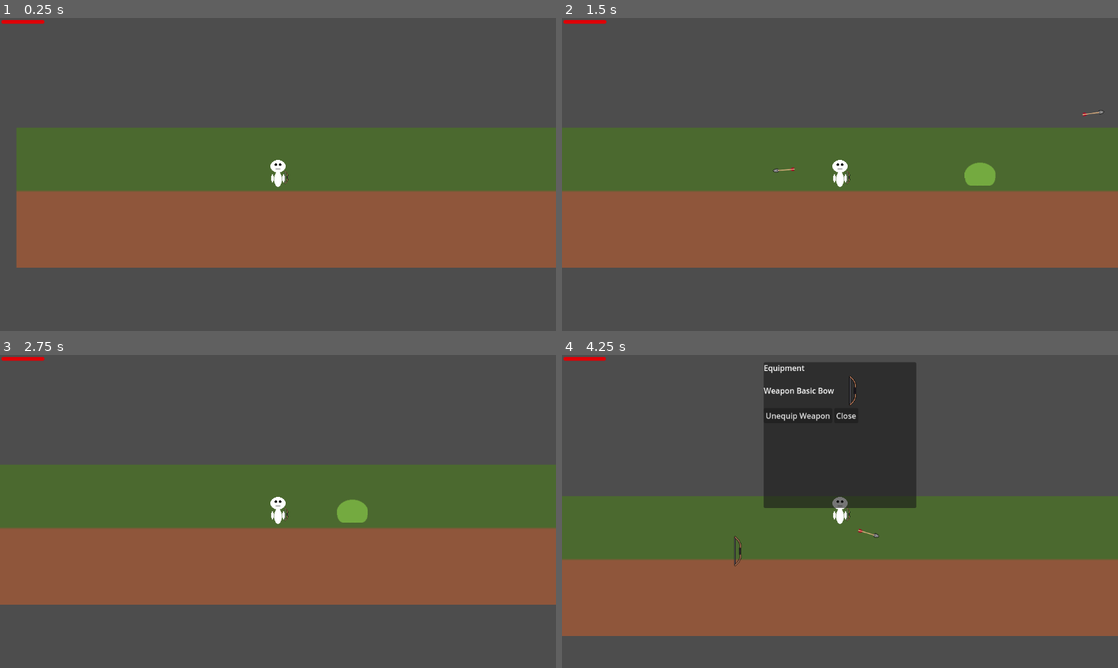
Above: before the commit, frames 1-4 (two rows, left to right).
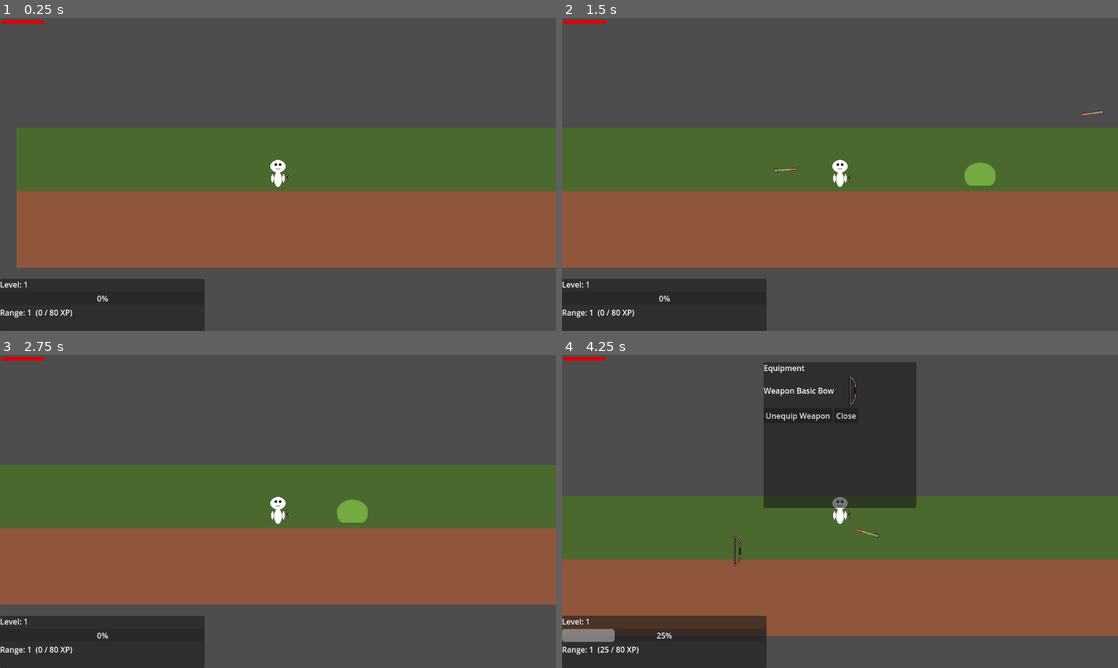
Above: after the commit, the same moments.

Repository: IcyOtter/Survivor-Wave-Like
Game: Godot game, scene res://scenes/world.tscn
The game is run twice, just before and just after one commit, with the same random seed, the same clock (stepped at 60 frames per second) and the same inputs.
Inputs (mouse positions are in pixels of both pictures, inside the frame that each line leads up to):
- Up to frame 1 (0.25 s): no input
- Up to frame 2 (1.5 s): tap Enter at 0.5 s; move the mouse to (962, 158) at 0.52 s; hold D (move_right) from 0.53 s (still down); tap Space (jump) at 0.6, 0.77, 1.07 s; click (962, 158) at 0.67 s; move the mouse to (728, 190) at 1.27 s; click (728, 190) at 1.35 s
- Up to frame 3 (2.75 s): tap Space (jump) at 1.52, 1.55, 1.82, 2.3 s; move the mouse to (333, 442) at 2.02 s; release D (move_right) at 2.03 s; hold A (move_left) from 2.03 s (still down); tap E (interact) at 2.1 s
- Up to frame 4 (4.25 s): move the mouse to (812, 574) at 2.77 s; release A (move_left) at 2.78 s; hold D (move_right) from 2.78 s (still down); tap S (toggle_autofire) at 2.85 s; click (812, 574) at 2.92 s; tap Space (jump) at 3.02, 3.05, 3.32, 3.77, 3.8, 4.07 s; move the mouse to (1006, 558) at 3.52 s; tap C (toggle_equipment) at 3.6 s

The runs differ from the first frame. In frame 1, 6.1% of the frame differs, in the area x 0-37%, y 83-100%; in frame 2, 6.1%; in frame 3, 6.1%; in frame 4, 6.1%.

Commit message:
- Implimented levelling system

Diff:
--- a/mobs/enemies/Green Slime/GreenSlime.tres
+++ b/mobs/enemies/Green Slime/GreenSlime.tres
@@ -18,6 +18,7 @@
 id = "Green_Slime"
 display_name = "Green Slime"
 max_health = 5
+xp_reward = 25
 sprite_texture = ExtResource("3_03gb4")
 drops = Array[ExtResource("1_d7psj")]([SubResource("Resource_n1tap")])
 metadata/_custom_type_script = "uid://gptryxxcepb0"
--- a/project.godot
+++ b/project.godot
@@ -14,6 +14,10 @@
 run/main_scene="uid://cgr178osx736x"
 config/features=PackedStringArray("4.5", "Forward Plus")
 config/icon="res://icon.svg"
+
+[autoload]
+
+Progression="*res://scripts/Player/PlayerProgression.gd"
 
 [display]
 
--- /dev/null
+++ b/scenes/LevelHUD.gd
@@ -0,0 +1,46 @@
+extends CanvasLayer
+
+@onready var total_label: Label = $Panel/VBox/TotalLabel
+@onready var total_xp_bar: ProgressBar = $Panel/VBox/TotalXPBar
+@onready var range_label: Label = $Panel/VBox/RangeLabel
+
+var _total_level: int = 1
+var _total_xp: int = 0
+var _range_level: int = 1
+var _range_xp: int = 0
+
+func _ready() -> void:
+	if not Progression.total_changed.is_connected(_on_total_changed):
+		Progression.total_changed.connect(_on_total_changed)
+
+	if not Progression.skill_changed.is_connected(_on_skill_changed):
+		Progression.skill_changed.connect(_on_skill_changed)
+
+	_total_level = Progression.total_level
+	_total_xp = Progression.total_xp
+	_range_level = Progression.get_skill_level("range")
+	_range_xp = Progression.get_skill_xp("range")
+
+	_refresh()
+
+func _on_total_changed(total_level: int, total_xp: int) -> void:
+	_total_level = total_level
+	_total_xp = total_xp
+	_refresh()
+
+func _on_skill_changed(skill_id: String, level: int, xp: int) -> void:
+	if skill_id == "range":
+		_range_level = level
+		_range_xp = xp
+		_refresh()
+
+func _refresh() -> void:
+	var req: int = Progression.xp_to_next_total(_total_level)
+
+	total_label.text = "Level: %d" % _total_level
+	total_xp_bar.max_value = req
+	total_xp_bar.value = clamp(_total_xp, 0, req)
+	total_xp_bar.tooltip_text = "%d / %d XP" % [_total_xp, req]
+
+	var range_req: int = Progression.xp_to_next_skill(_range_level)
+	range_label.text = "Range: %d  (%d / %d XP)" % [_range_level, _range_xp, range_req]
--- /dev/null
+++ b/scenes/LevelHUD.tscn
@@ -0,0 +1,30 @@
+[gd_scene load_steps=2 format=3 uid="uid://ci2caxh3csp1g"]
+
+[ext_resource type="Script" uid="uid://dyancneuxidjt" path="res://scenes/LevelHUD.gd" id="1_0ycnv"]
+
+[node name="LevelHUD" type="CanvasLayer"]
+script = ExtResource("1_0ycnv")
+
+[node name="Panel" type="PanelContainer" parent="."]
+anchors_preset = 2
+anchor_top = 1.0
+anchor_bottom = 1.0
+offset_top = -108.0
+offset_right = 424.0
+grow_vertical = 0
+
+[node name="VBox" type="VBoxContainer" parent="Panel"]
+layout_mode = 2
+
+[node name="TotalLabel" type="Label" parent="Panel/VBox"]
+layout_mode = 2
+
+[node name="TotalXPBar" type="ProgressBar" parent="Panel/VBox"]
+custom_minimum_size = Vector2(100, -200)
+layout_mode = 2
+
+[node name="RangeLabel" type="Label" parent="Panel/VBox"]
+layout_mode = 2
+
+[node name="PointsLabel" type="Label" parent="Panel/VBox"]
+layout_mode = 2
--- /dev/null
+++ b/scenes/arrow.tscn
@@ -0,0 +1,22 @@
+[gd_scene load_steps=4 format=3 uid="uid://dye5pg2ke0g2b"]
+
+[ext_resource type="Script" uid="uid://dgj0iklwujynx" path="res://scripts/BaseProjectile.gd" id="1_23jat"]
+[ext_resource type="Texture2D" uid="uid://lk11nwoppvei" path="res://assets/projectiles/stone arrow/stonearrow.png" id="2_q8ifc"]
+
+[sub_resource type="CircleShape2D" id="CircleShape2D_7ckq1"]
+radius = 1.0
+
+[node name="Arrow" type="Area2D"]
+collision_layer = 2
+collision_mask = 12
+script = ExtResource("1_23jat")
+
+[node name="Sprite2D" type="Sprite2D" parent="."]
+scale = Vector2(1, 0.858)
+texture = ExtResource("2_q8ifc")
+
+[node name="CollisionShape2D" type="CollisionShape2D" parent="."]
+position = Vector2(-3, 0)
+shape = SubResource("CircleShape2D_7ckq1")
+
+[connection signal="body_entered" from="." to="." method="_on_body_entered"]
--- /dev/null
+++ b/scenes/enemy.tscn
@@ -0,0 +1,44 @@
+[gd_scene load_steps=6 format=3 uid="uid://bn3wlq2aob8k0"]
+
+[ext_resource type="Script" uid="uid://t251hpwfilyd" path="res://scripts/Enemy Scripts/BaseEnemy.gd" id="1_md0e3"]
+[ext_resource type="Texture2D" uid="uid://bfnao0om1m8kk" path="res://assets/enemies/slime.png" id="2_4ra3w"]
+[ext_resource type="Script" uid="uid://c0xeprhbprjvv" path="res://scripts/Enemy Scripts/EnemyHealthBar.gd" id="2_5uy6h"]
+
+[sub_resource type="RectangleShape2D" id="RectangleShape2D_md0e3"]
+size = Vector2(41, 41)
+
+[sub_resource type="RectangleShape2D" id="RectangleShape2D_4ra3w"]
+size = Vector2(44, 32.666664)
+
+[node name="Enemy" type="CharacterBody2D"]
+collision_layer = 8
+collision_mask = 5
+script = ExtResource("1_md0e3")
+drop_offset = Vector2(0, 8)
+
+[node name="HealthBar" type="ProgressBar" parent="."]
+offset_left = -25.0
+offset_top = -55.0
+offset_right = 25.0
+offset_bottom = -50.0
+max_value = 20.0
+value = 20.0
+show_percentage = false
+script = ExtResource("2_5uy6h")
+
+[node name="Sprite2D" type="Sprite2D" parent="."]
+position = Vector2(0, -32)
+texture = ExtResource("2_4ra3w")
+
+[node name="DamageArea" type="CollisionShape2D" parent="."]
+position = Vector2(0.5, -21)
+shape = SubResource("RectangleShape2D_md0e3")
+
+[node name="ContactArea" type="Area2D" parent="."]
+position = Vector2(0, -15.5)
+scale = Vector2(1.5, 1.5)
+collision_layer = 0
+
+[node name="Contact" type="CollisionShape2D" parent="ContactArea"]
+position = Vector2(0, -6.333335)
+shape = SubResource("RectangleShape2D_4ra3w")
--- a/scenes/player.tscn
+++ b/scenes/player.tscn
@@ -1,6 +1,6 @@
 [gd_scene load_steps=8 format=3 uid="uid://blxypbuxj31em"]
 
-[ext_resource type="Script" uid="uid://b0dlwj14qvmlx" path="res://scripts/player.gd" id="1_g2els"]
+[ext_resource type="Script" uid="uid://b0dlwj14qvmlx" path="res://scripts/Player/player.gd" id="1_qlg0r"]
 [ext_resource type="Script" uid="uid://bricsnrakdnth" path="res://scripts/WeaponManager.gd" id="2_dqkch"]
 [ext_resource type="Texture2D" uid="uid://d18a35ch3wai7" path="res://assets/player/pixelplayer.png" id="2_g2els"]
 [ext_resource type="Script" uid="uid://bdfvny2l3xmqp" path="res://scripts/ItemDefinition.gd" id="4_qlg0r"]
@@ -14,7 +14,7 @@
 
 [node name="Player" type="CharacterBody2D" groups=["player"]]
 collision_mask = 12
-script = ExtResource("1_g2els")
+script = ExtResource("1_qlg0r")
 
 [node name="Sprite2D" type="Sprite2D" parent="."]
 texture = ExtResource("2_g2els")
--- a/scenes/world.tscn
+++ b/scenes/world.tscn
@@ -1,12 +1,13 @@
-[gd_scene load_steps=12 format=3 uid="uid://cgr178osx736x"]
+[gd_scene load_steps=13 format=3 uid="uid://cgr178osx736x"]
 
 [ext_resource type="Texture2D" uid="uid://d1u5tbpyycv63" path="res://assets/environment/dirtandgrass.png" id="1_4wyf3"]
-[ext_resource type="Script" uid="uid://dw3tyspqf6d1k" path="res://scripts/PlayerUI.gd" id="1_71j4m"]
 [ext_resource type="PackedScene" uid="uid://blxypbuxj31em" path="res://scenes/player.tscn" id="1_rwgxs"]
 [ext_resource type="PackedScene" uid="uid://cq8lvqa2wju0w" path="res://mobs/enemies/Green Slime/GreenSlime.tscn" id="2_4wyf3"]
 [ext_resource type="Script" uid="uid://dxk8c0lhw2hgk" path="res://scripts/Enemy Scripts/enemy_spawner.gd" id="3_4wyf3"]
+[ext_resource type="Script" uid="uid://dw3tyspqf6d1k" path="res://scripts/Player/PlayerUI.gd" id="3_i7141"]
 [ext_resource type="Script" uid="uid://dkj8v2fhpdtl1" path="res://scripts/InventoryUI.gd" id="4_4mrxx"]
 [ext_resource type="Script" uid="uid://bb6vgibhsdeev" path="res://scripts/EquipmentUI.gd" id="5_7r4gi"]
+[ext_resource type="PackedScene" uid="uid://ci2caxh3csp1g" path="res://scenes/LevelHUD.tscn" id="8_4mrxx"]
 
 [sub_resource type="RectangleShape2D" id="RectangleShape2D_7r4gi"]
 size = Vector2(0.21163082, 20)
@@ -64,17 +65,13 @@
 
 [node name="Player" parent="." instance=ExtResource("1_rwgxs")]
 position = Vector2(334, 858)
-move_speed = null
-jump_velocity = null
-gravity = null
-max_health = null
 
 [node name="Camera2D" type="Camera2D" parent="Player"]
 visible = false
 position = Vector2(0, 6)
 
 [node name="UI" type="CanvasLayer" parent="Player/Camera2D"]
-script = ExtResource("1_71j4m")
+script = ExtResource("3_i7141")
 
 [node name="PlayerHealthBar" type="ProgressBar" parent="Player/Camera2D/UI"]
 offset_left = 3.0
@@ -198,3 +195,5 @@
 
 [node name="Spawn3" type="Marker2D" parent="EnemySpawner/SpawnPoints"]
 position = Vector2(90, 5)
+
+[node name="LevelHUD" parent="." instance=ExtResource("8_4mrxx")]
--- a/scripts/Enemy Scripts/BaseEnemy.gd
+++ b/scripts/Enemy Scripts/BaseEnemy.gd
@@ -106,6 +106,11 @@
 
 func die() -> void:
 	_try_drop_loot()
+
+		# Award XP (total + range skill for now)
+	if npc_def != null and npc_def.xp_reward > 0:
+		Progression.gain_xp(npc_def.xp_reward, "range")
+
 	queue_free()
 
 func _try_drop_loot() -> void:
--- /dev/null
+++ b/scripts/Player/PlayerProgression.gd
@@ -0,0 +1,96 @@
+extends Node
+class_name PlayerProgression
+
+signal total_changed(total_level: int, total_xp: int)
+signal skill_changed(skill_id: String, level: int, xp: int)
+
+# ---------------------------
+# Total progression
+# ---------------------------
+var total_level: int = 1
+var total_xp: int = 0
+
+# ---------------------------
+# Skills
+# Each entry:
+# { "level": int, "xp": int }
+# ---------------------------
+var skills: Dictionary = {}
+
+func _ready() -> void:
+	_init_skill("range")
+	_emit_all()
+
+func _init_skill(skill_id: String) -> void:
+	if not skills.has(skill_id):
+		skills[skill_id] = {
+			"level": 1,
+			"xp": 0
+		}
+
+# ---------------------------
+# XP curves (tweak freely)
+# ---------------------------
+func xp_to_next_total(level: int) -> int:
+	return int(round(100.0 * pow(float(level), 0.5)))
+
+func xp_to_next_skill(level: int) -> int:
+	return int(round(80.0 * pow(float(level), 0.6)))
+
+# ---------------------------
+# Public API
+# ---------------------------
+func gain_xp(amount: int, skill_id: String = "") -> void:
+	if amount <= 0:
+		return
+
+	# Total XP
+	total_xp += amount
+	_process_total_levelups()
+
+	# Skill XP
+	if skill_id != "":
+		_init_skill(skill_id)
+		var data: Dictionary = skills[skill_id]
+		data["xp"] = int(data["xp"]) + amount
+		skills[skill_id] = data
+		_process_skill_levelups(skill_id)
+
+	_emit_all()
+
+func get_skill_level(skill_id: String) -> int:
+	_init_skill(skill_id)
+	return int(skills[skill_id]["level"])
+
+func get_skill_xp(skill_id: String) -> int:
+	_init_skill(skill_id)
+	return int(skills[skill_id]["xp"])
+
+# ---------------------------
+# Internals
+# ---------------------------
+func _process_total_levelups() -> void:
+	while total_xp >= xp_to_next_total(total_level):
+		total_xp -= xp_to_next_total(total_level)
+		total_level += 1
+
+func _process_skill_levelups(skill_id: String) -> void:
+	var data: Dictionary = skills[skill_id]
+
+	while int(data["xp"]) >= xp_to_next_skill(int(data["level"])):
+		data["xp"] -= xp_to_next_skill(int(data["level"]))
+		data["level"] += 1
+
+	skills[skill_id] = data
+
+func _emit_all() -> void:
+	emit_signal("total_changed", total_level, total_xp)
+
+	for k in skills.keys():
+		var d: Dictionary = skills[k]
+		emit_signal(
+			"skill_changed",
+			String(k),
+			int(d["level"]),
+			int(d["xp"])
+		)
--- a/scripts/ProjectileWeapon.gd
+++ b/scripts/ProjectileWeapon.gd
@@ -35,11 +35,15 @@
 
 	proj.global_position = spawn_pos
 	proj.direction = dir
+	var range_bonus: int = Progression.get_skill_level("range") - 1
+	var final_damage: int = base_damage + range_bonus
+
 	proj.configure(
 		item_def.projectile_speed,
 		item_def.projectile_lifetime,
 		item_def.projectile_rotate_to_direction,
-		base_damage
+		final_damage
 	)
 
+
 	get_tree().current_scene.add_child(proj)
Not shown, added: scenes/LevelHUD.gd.uid
Not shown, added: scripts/Player/PlayerProgression.gd.uid
Renamed: scripts/PlayerUI.gd -> scripts/Player/PlayerUI.gd
Renamed: scripts/PlayerUI.gd.uid -> scripts/Player/PlayerUI.gd.uid
Renamed: scripts/player.gd -> scripts/Player/player.gd
Renamed: scripts/player.gd.uid -> scripts/Player/player.gd.uid
